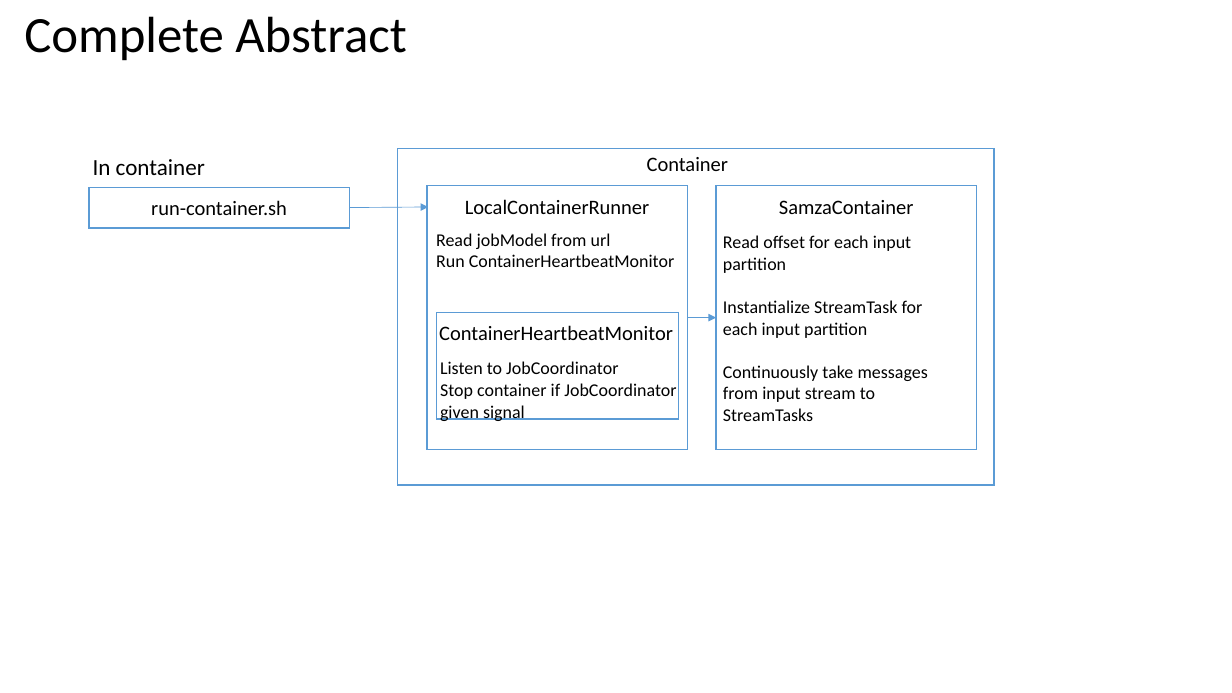
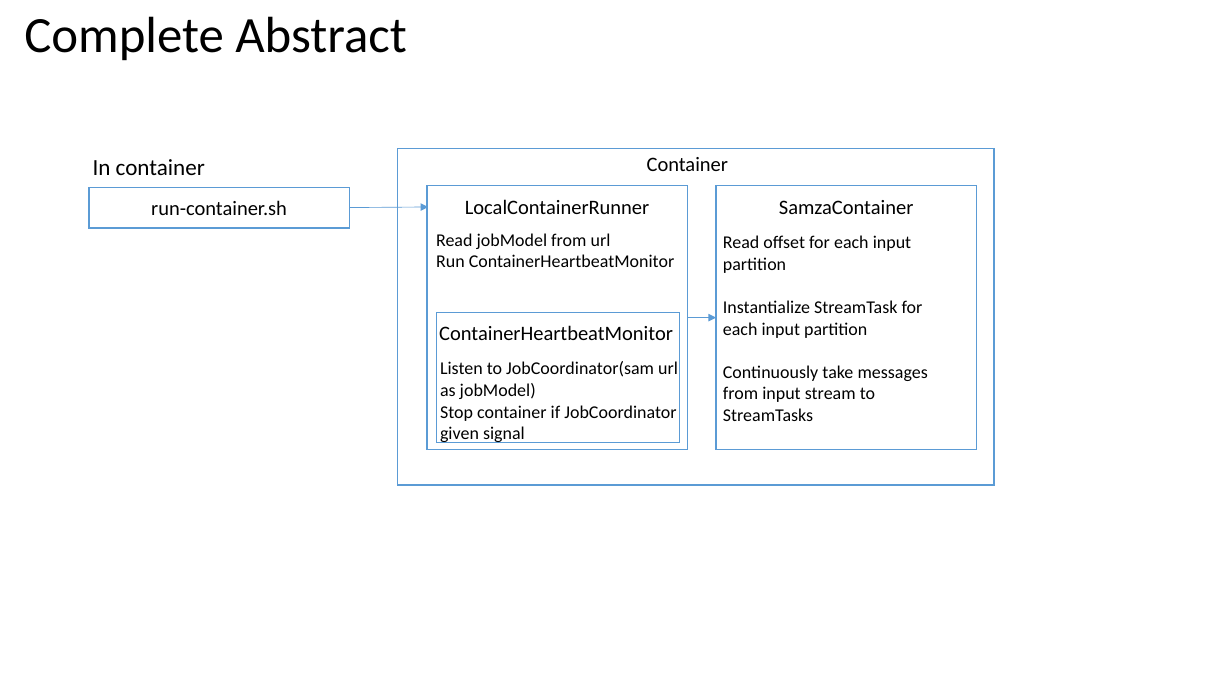
Before and after one commit to Swrrt/Samza-Documents, a slide deck: slide 11 of Documentation/SamzaStructure.pptx. Drawn at 1232x693 pixels with LibreOffice and Linux fonts; fonts in the diff are those of the drawing. Boxes give left, top, right and bottom in pixels: in the first picture for what was removed or moved away, otherwise in the second. Text is boxed around its words. In the diff, an @@ line names an element or a change of style, - is before the commit and + after.

```diff
--- a/Documentation/SamzaStructure.pptx
+++ b/Documentation/SamzaStructure.pptx
@@ rectangle: place and size @@
-rectangle at box(436, 312, 679, 419)
+rectangle at box(436, 312, 680, 443)
@@ text at box(440, 361, 678, 399): text changed @@
-Listen to JobCoordinator
+Listen to JobCoordinator(sam url as jobModel)
```
Also in this commit, not shown: 13 slides added.
